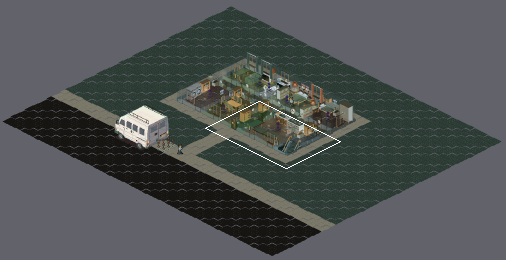
One commit to this Tiled map: assets/maps/map_house1_3x.tmx. The first picture is a wide view before the edit; the outline marks the close-up.
Close-up. Before the edit:
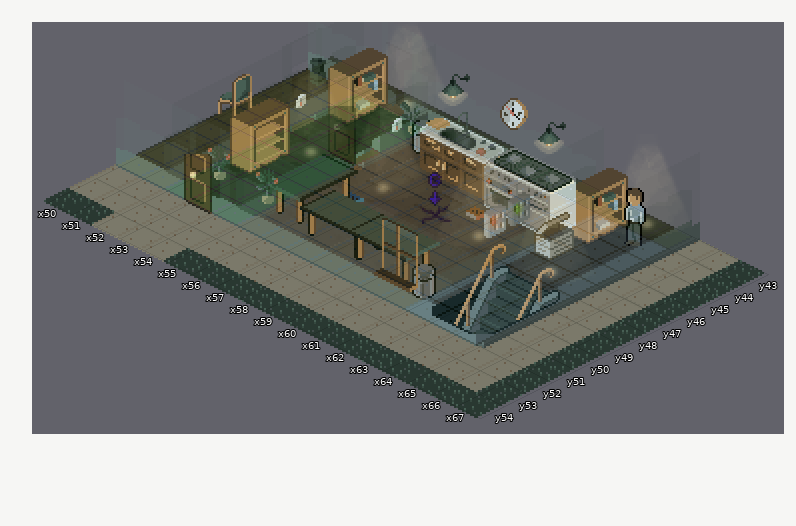
Cells are 24x12 px. Isometric: x runs down to the right, y down to the left. Shown: x 50..67, y 43..54. The commit also changed other parts of the map, which this record leaves out. Layer "Ground Level/floors_staggered" is drawn -6,2 px off the grid.
And afterwards:
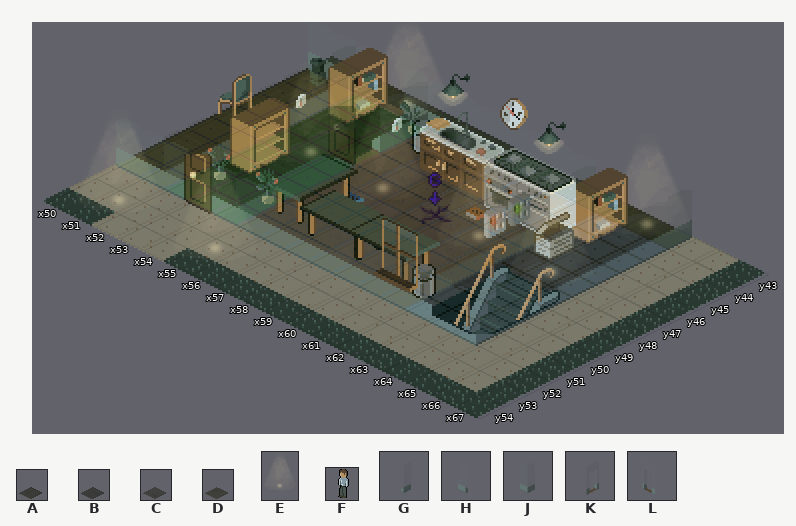
Key: from "A3x3x3": A 16 "Floor", B 17 "Floor", C 18 "Floor", D 19 "Floor"; from "A6x6x10": E 10; from "CH1": F 39; from "S2": G 135, H 136, J 137, K 138, L 139.
_ is an empty cell.
From old to new:
{"where": "layer \"Ground Level/floors_staggered\" (now hidden)"}
{"y":44,"x":56,"old":"A","new":"_"}
{"y":44,"x":58,"old":"A","new":"_"}
{"y":47,"x":56,"old":"A","new":"_"}
{"y":48,"x":56,"old":"C","new":"_"}
{"y":50,"x":56,"old":"C","new":"_"}
{"y":50,"x":58,"old":"D","new":"_"}
{"y":50,"x":60,"old":"B","new":"_"}
{"where": "layer \"Ground Level/walls_old\" (removed)"}
{"y":43,"x":50,"old":"HHHLHHHH","new":"________"}
{"y":43,"x":59,"old":"HHH","new":"___"}
{"y":43,"x":64,"old":"G","new":"_"}
{"y":44,"x":51,"old":"G","new":"_"}
{"y":44,"x":54,"old":"G","new":"_"}
{"y":44,"x":61,"old":"G","new":"_"}
{"y":44,"x":64,"old":"G","new":"_"}
{"y":45,"x":51,"old":"G","new":"_"}
{"y":45,"x":54,"old":"G","new":"_"}
{"y":45,"x":61,"old":"G","new":"_"}
{"y":45,"x":64,"old":"G","new":"_"}
{"y":46,"x":51,"old":"K","new":"_"}
{"y":46,"x":54,"old":"G","new":"_"}
{"y":46,"x":61,"old":"G","new":"_"}
{"y":46,"x":64,"old":"G","new":"_"}
{"y":47,"x":51,"old":"G","new":"_"}
{"y":47,"x":54,"old":"K","new":"_"}
{"y":47,"x":61,"old":"G","new":"_"}
{"y":47,"x":64,"old":"G","new":"_"}
{"y":48,"x":51,"old":"G","new":"_"}
{"y":48,"x":54,"old":"G","new":"_"}
{"y":48,"x":61,"old":"G","new":"_"}
{"y":48,"x":64,"old":"G","new":"_"}
{"y":49,"x":51,"old":"G","new":"_"}
{"y":49,"x":54,"old":"G","new":"_"}
{"y":49,"x":61,"old":"G","new":"_"}
{"y":49,"x":64,"old":"G","new":"_"}
{"y":50,"x":51,"old":"G","new":"_"}
{"y":50,"x":54,"old":"G","new":"_"}
{"y":50,"x":61,"old":"G","new":"_"}
{"y":50,"x":64,"old":"G","new":"_"}
{"y":51,"x":50,"old":"HJHLJHHHHHHJHHJ","new":"_______________"}
{"where": "layer \"Ground Level/DecorTop\""}
{"y":44,"x":63,"old":"F","new":"_"}
{"y":53,"x":51,"old":"_","new":"E"}
{"y":53,"x":55,"old":"_","new":"E"}
